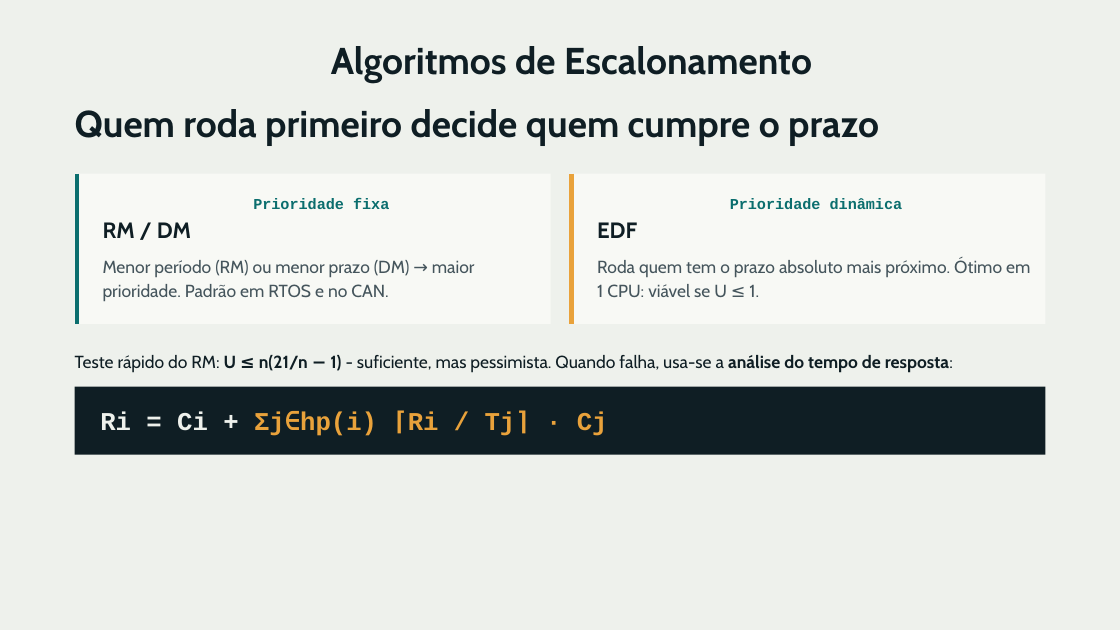
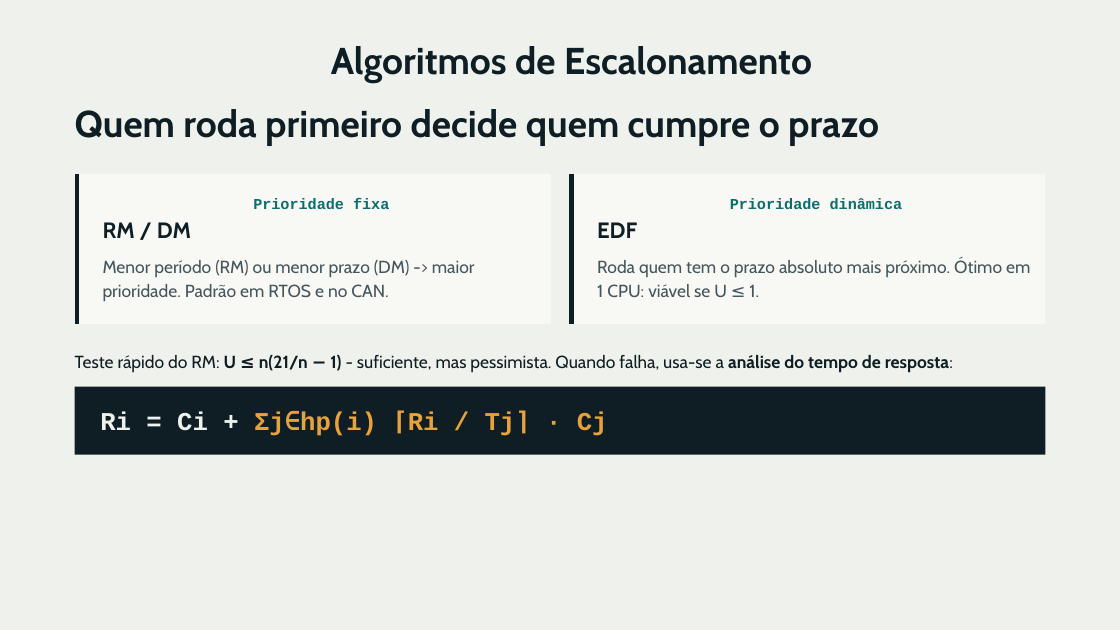
Before and after one commit to Balduino-BD/Trabalho_Distribuido, a slide deck: slide 6 of Apresentação/Sistemas Distribuídos de Tempo Real_Balduino_Felipe.pptx. Drawn at 1120x630 pixels with LibreOffice and Linux fonts; fonts in the diff are those of the drawing. Boxes give left, top, right and bottom in pixels: in the first picture for what was removed or moved away, otherwise in the second. Text is boxed around its words. In the diff, an @@ line names an element or a change of style, - is before the commit and + after.

```diff
--- a/Apresentação/Sistemas Distribuídos de Tempo Real_Balduino_Felipe.pptx
+++ b/Apresentação/Sistemas Distribuídos de Tempo Real_Balduino_Felipe.pptx
@@ line (77, 174) - (77, 324): stroke #0B6E6E 4 pt to #0F1E24 4 pt @@
@@ line (572, 174) - (572, 324): stroke #E9A23B 4 pt to #0F1E24 4 pt @@
@@ text at <box>103,260,475,302</box>: text changed @@
-Menor período (RM) ou menor prazo (DM) → maior prioridade. Padrão em RTOS e no CAN.
+Menor período (RM) ou menor prazo (DM) -> maior prioridade. Padrão em RTOS e no CAN.
```
Also in this commit, not shown: 8 other slides changed, 1 slide removed.
